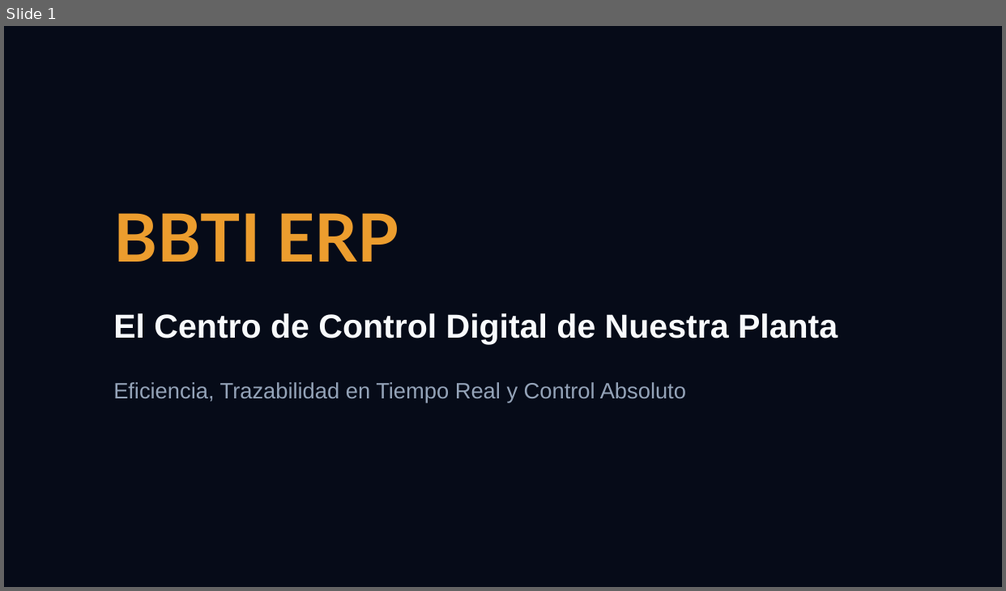
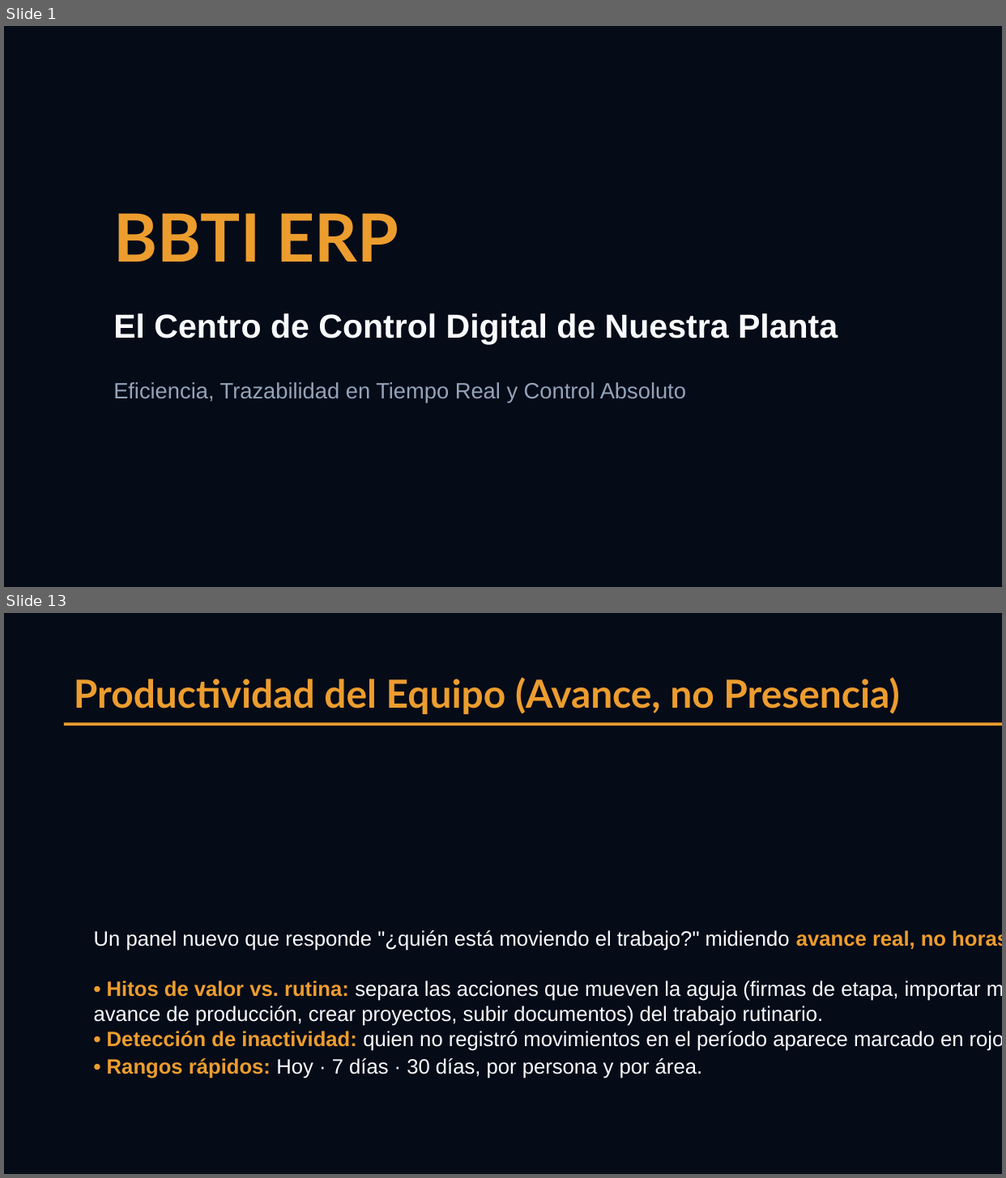
Before and after one commit to mirkovedia/bbti-erp, a slide deck: Pitch_BBTI_ERP.pptx. Shown one above the other, each under a label of ours: slide 1 before the commit, slides 1 and 13 after it; the slides between them are not shown. The pictures are 1006x591 and 1006x1178 pixels, drawn with LibreOffice and Linux fonts; fonts in the diff are those of the drawing. Boxes give left, top, right and bottom in pixels: in the first picture for what was removed or moved away, otherwise in the second. Text is boxed around its words. In the diff, an @@ line names an element or a change of style, - is before the commit and + after.

```diff
--- a/Pitch_BBTI_ERP.pptx
+++ b/Pitch_BBTI_ERP.pptx
@@ slide 13 added at (4, 613, 1002, 1174), background #060B18 @@
@@ text added at (74, 677, 899, 714), 28 pt, text #EC9D2E, bold @@
+Productividad del Equipo (Avance, no Presencia)
@@ rectangle added at (64, 723, 1002, 726), fill #EC9D2E @@
@@ text added at (94, 931, 1002, 1079), 15 pt, text #F8FAFC @@
+Un panel nuevo que responde "¿quién está moviendo el trabajo?" midiendo avance real, no horas frente a la pantalla.
+• Hitos de valor vs. rutina: separa las acciones que mueven la aguja (firmas de etapa, importar metrado, compras, avance de producción, crear proyectos, subir documentos) del trabajo rutinario.
+• Detección de inactividad: quien no registró movimientos en el período aparece marcado en rojo.
+• Rangos rápidos: Hoy · 7 días · 30 días, por persona y por área.
```
Also in this commit, not shown: 7 slides changed, 5 other slides added, 1 other file.
